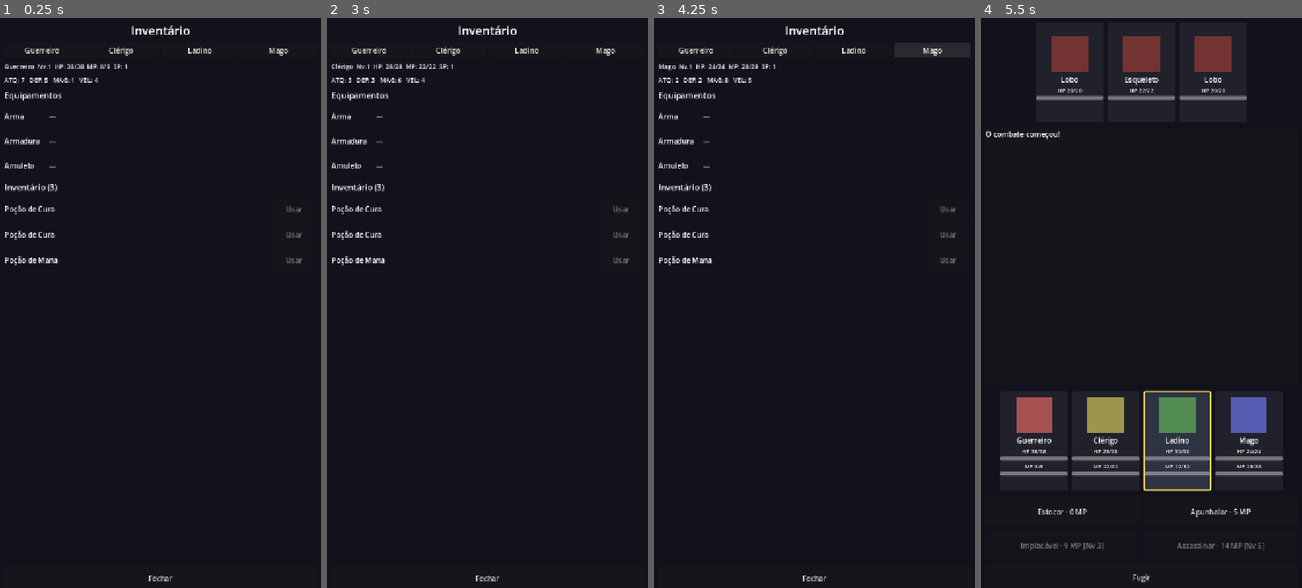
Above: before the commit, frames 1-4 (left to right).
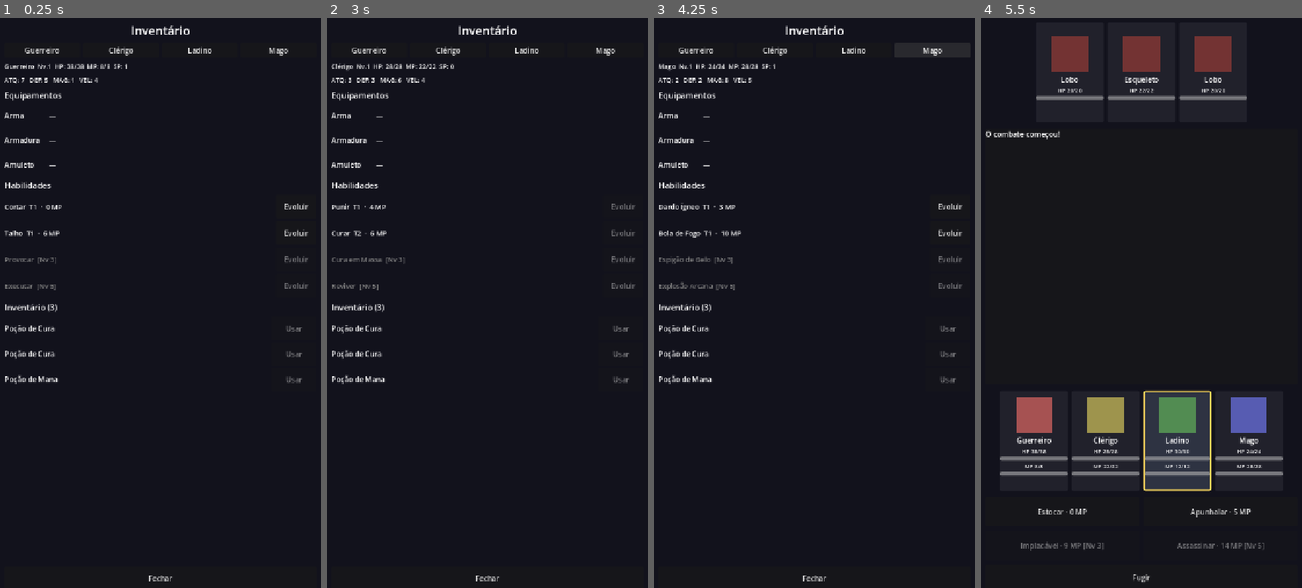
Above: after the commit, the same moments.

Repository: RoxtonRD/dungeon-rpg
Game: Godot game, scene res://scripts/inventory/inventory_screen.tscn
Same seed, same stepped clock (60 frames per second), same inputs: the game is played once before the commit and once after it. This scene is started directly instead of the project's main scene.
Inputs (mouse positions are in pixels of both pictures, inside the frame that each line leads up to):
- Up to frame 1 (0.25 s): no input
- Up to frame 2 (3 s): click (622, 206) at 0.5 s, where only the run after the commit has a clickable "Evoluir"; click "Guerreiro" at 1.25 s; click "Clérigo" at 2 s; click (622, 234) at 2.75 s, where only the run after the commit has a clickable "Evoluir"
- Up to frame 3 (4.25 s): click "Mago" at 3.5 s
- Up to frame 4 (5.5 s): click "Fechar" at 4.25 s; click "Combate" at 5 s

The runs differ from the first frame. In frame 1, 1.6% of the frame differs, in the area x 1-97%, y 16-65%; in frame 2, 1.6%; in frame 3, 1.8%; in frame 4, nothing differs.

Commit message:
feat(inventory): add skill upgrade section with Evoluir buttons

Diff:
--- a/scripts/inventory/inventory_screen.gd
+++ b/scripts/inventory/inventory_screen.gd
@@ -1,6 +1,6 @@
-## Inventory and equipment screen.
-## Shows each hero's equipment slots and the shared party inventory.
-## Players can equip / unequip gear and use consumables here.
+## Inventory, equipment, and skill screen.
+## Shows each hero's equipment slots, their skills (with SP upgrade buttons),
+## and the shared party inventory for equipping / using items.
 extends Control
 
 const ITEM_DIR := "res://resources/items/"
@@ -10,6 +10,7 @@
 @onready var hero_info_label: Label = %HeroInfoLabel
 @onready var stats_label: Label = %StatsLabel
 @onready var equip_rows: VBoxContainer = %EquipmentRows
+@onready var skill_rows: VBoxContainer = %SkillRows
 @onready var inv_section_label: Label = %InvSectionLabel
 @onready var item_list_vbox: VBoxContainer = %ItemListVBox
 @onready var close_button: Button = %CloseButton
@@ -48,6 +49,7 @@
 	var hero: Hero = Party.heroes[_selected_hero_idx]
 	_update_hero_info(hero)
 	_rebuild_equipment_rows(hero)
+	_rebuild_skill_rows(hero)
 	_rebuild_item_list(hero)
 
 
@@ -111,10 +113,52 @@
 		return
 	GameState.add_item(item.id)
 	hero.equipment[slot] = null
-	# Clamp current HP/MP in case the new maximum is lower
 	hero.hp = mini(hero.hp, hero.max_hp())
 	hero.mp = mini(hero.mp, hero.max_mp())
 	_refresh()
+
+
+# ── Skill rows ────────────────────────────────────────────────────────────────
+
+func _rebuild_skill_rows(hero: Hero) -> void:
+	for child in skill_rows.get_children():
+		child.queue_free()
+
+	for skill in hero.class_data.skills:
+		var row := HBoxContainer.new()
+		row.add_theme_constant_override("separation", 8)
+		row.custom_minimum_size = Vector2(0, 52)
+
+		# Skill name + tier
+		var tier := Party.get_skill_tier(hero, skill)
+		var locked := hero.level < skill.unlock_level
+		var name_lbl := Label.new()
+		if locked:
+			name_lbl.text = "%s  [Nv %d]" % [skill.display_name, skill.unlock_level]
+			name_lbl.modulate = Color(0.5, 0.5, 0.5, 1)
+		else:
+			name_lbl.text = "%s  T%d  ·  %d MP" % [skill.display_name, tier, skill.mp_cost]
+		name_lbl.size_flags_horizontal = Control.SIZE_EXPAND_FILL
+		name_lbl.add_theme_font_size_override("font_size", 15)
+		name_lbl.vertical_alignment = VERTICAL_ALIGNMENT_CENTER
+		name_lbl.autowrap_mode = TextServer.AUTOWRAP_WORD_SMART
+		row.add_child(name_lbl)
+
+		# Upgrade button — only shown when the skill can ever be upgraded
+		if skill.max_upgrade_level > 1:
+			var up_btn := Button.new()
+			up_btn.text = "Evoluir"
+			up_btn.custom_minimum_size = Vector2(90, 0)
+			up_btn.disabled = not Party.can_upgrade_skill(hero, skill)
+			up_btn.pressed.connect(_on_upgrade_skill.bind(hero, skill))
+			row.add_child(up_btn)
+
+		skill_rows.add_child(row)
+
+
+func _on_upgrade_skill(hero: Hero, skill: SkillData) -> void:
+	if Party.upgrade_skill(hero, skill):
+		_refresh()
 
 
 # ── Inventory item list ───────────────────────────────────────────────────────
@@ -196,13 +240,9 @@
 		return
 	var hero: Hero = Party.heroes[_selected_hero_idx]
 	var slot: String = _slot_key_for(item)
-
-	# Return currently equipped item to shared inventory
 	var current: ItemData = hero.equipment[slot]
 	if current != null:
 		GameState.add_item(current.id)
-
-	# Equip new item and remove it from inventory
 	hero.equipment[slot] = item
 	GameState.inventory.remove_at(inv_idx)
 	_refresh()
@@ -214,7 +254,6 @@
 	if item == null:
 		return
 	var hero: Hero = Party.heroes[_selected_hero_idx]
-
 	if item.use_heal > 0:
 		hero.hp = mini(hero.max_hp(), hero.hp + item.use_heal)
 	if item.use_mp > 0:
@@ -225,7 +264,6 @@
 		for h in Party.heroes:
 			if not h.is_alive():
 				h.hp = maxi(1, roundi(h.max_hp() * item.use_revive_party))
-
 	GameState.inventory.remove_at(inv_idx)
 	_refresh()
 
--- a/scripts/inventory/inventory_screen.tscn
+++ b/scripts/inventory/inventory_screen.tscn
@@ -49,27 +49,42 @@
 layout_mode = 2
 theme_override_font_sizes/font_size = 14
 
-[node name="EquipSectionLabel" type="Label" parent="VBox"]
+[node name="MainScroll" type="ScrollContainer" parent="VBox"]
+layout_mode = 2
+size_flags_vertical = 3
+
+[node name="ContentVBox" type="VBoxContainer" parent="VBox/MainScroll"]
+layout_mode = 2
+size_flags_horizontal = 3
+theme_override_constants/separation = 8
+
+[node name="EquipSectionLabel" type="Label" parent="VBox/MainScroll/ContentVBox"]
 layout_mode = 2
 theme_override_font_sizes/font_size = 18
 text = "Equipamentos"
 
-[node name="EquipmentRows" type="VBoxContainer" parent="VBox"]
+[node name="EquipmentRows" type="VBoxContainer" parent="VBox/MainScroll/ContentVBox"]
 unique_name_in_owner = true
 layout_mode = 2
 theme_override_constants/separation = 6
 
-[node name="InvSectionLabel" type="Label" parent="VBox"]
+[node name="SkillSectionLabel" type="Label" parent="VBox/MainScroll/ContentVBox"]
+layout_mode = 2
+theme_override_font_sizes/font_size = 18
+text = "Habilidades"
+
+[node name="SkillRows" type="VBoxContainer" parent="VBox/MainScroll/ContentVBox"]
+unique_name_in_owner = true
+layout_mode = 2
+theme_override_constants/separation = 6
+
+[node name="InvSectionLabel" type="Label" parent="VBox/MainScroll/ContentVBox"]
 unique_name_in_owner = true
 layout_mode = 2
 theme_override_font_sizes/font_size = 18
 text = "Inventário"
 
-[node name="ItemScroll" type="ScrollContainer" parent="VBox"]
-layout_mode = 2
-size_flags_vertical = 3
-
-[node name="ItemListVBox" type="VBoxContainer" parent="VBox/ItemScroll"]
+[node name="ItemListVBox" type="VBoxContainer" parent="VBox/MainScroll/ContentVBox"]
 unique_name_in_owner = true
 layout_mode = 2
 size_flags_horizontal = 3
